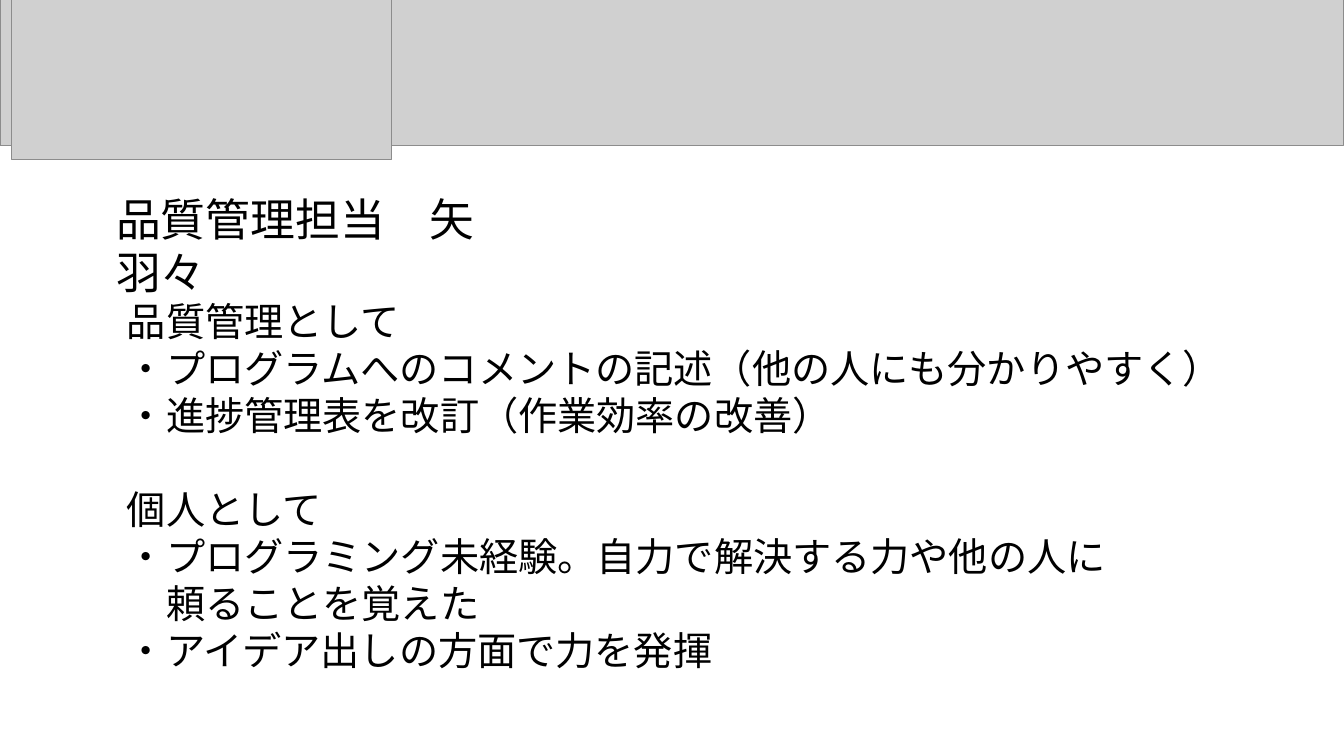
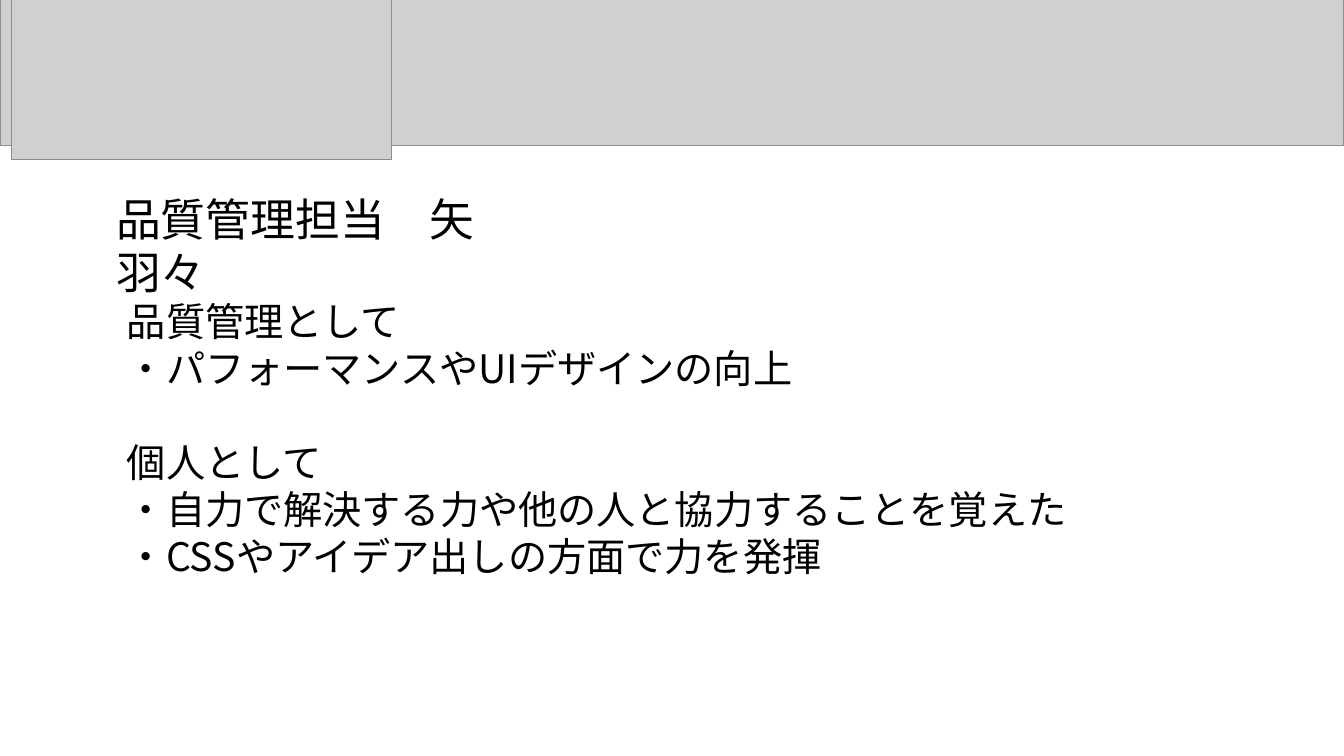
Before and after one commit to dojo2023/D-2, a slide deck: slide 19 of doc/開発演習発表資料/発表パワポ.pptm. Drawn at 1344x756 pixels with LibreOffice and Linux fonts; fonts in the diff are those of the drawing; grey boxes stand for pictures. Boxes give left, top, right and bottom in pixels: in the first picture for what was removed or moved away, otherwise in the second. Text is boxed around its words. In the diff, an @@ line names an element or a change of style, - is before the commit and + after.

```diff
--- a/doc/開発演習発表資料/発表パワポ.pptm
+++ b/doc/開発演習発表資料/発表パワポ.pptm
@@ text at (x1=127, y1=349, x2=792, y2=386): text changed @@
-・プログラムへのコメントの記述（他の人にも分かりやすく）
-・進捗管理表を改訂（作業効率の改善）
+・パフォーマンスやUIデザインの向上
@@ text at (x1=127, y1=491, x2=1067, y2=575): text changed @@
-・プログラミング未経験。自力で解決する力や他の人に
-頼ることを覚えた
-・アイデア出しの方面で力を発揮
+・自力で解決する力や他の人と協力することを覚えた
+・CSSやアイデア出しの方面で力を発揮
```
